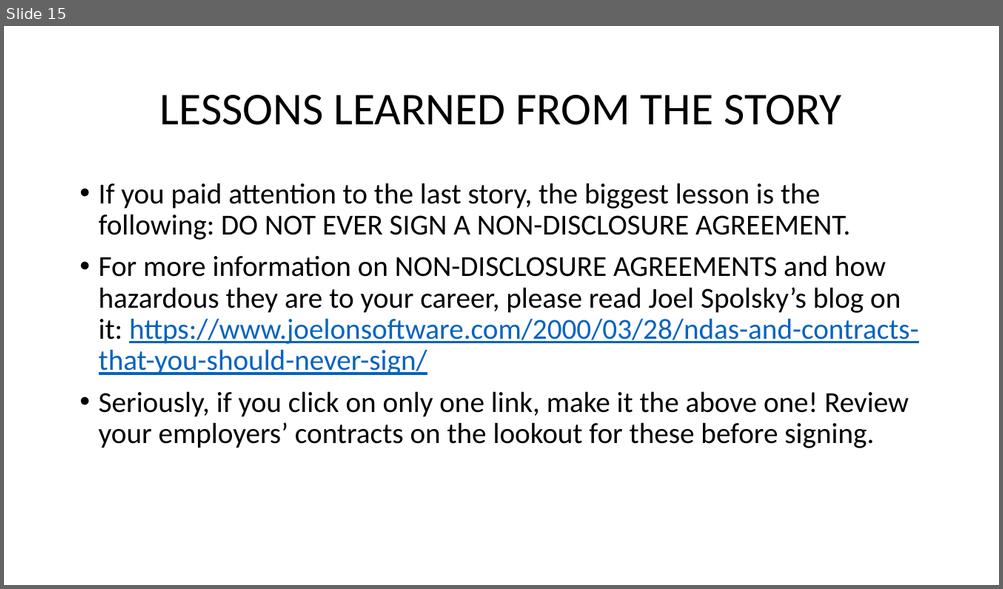
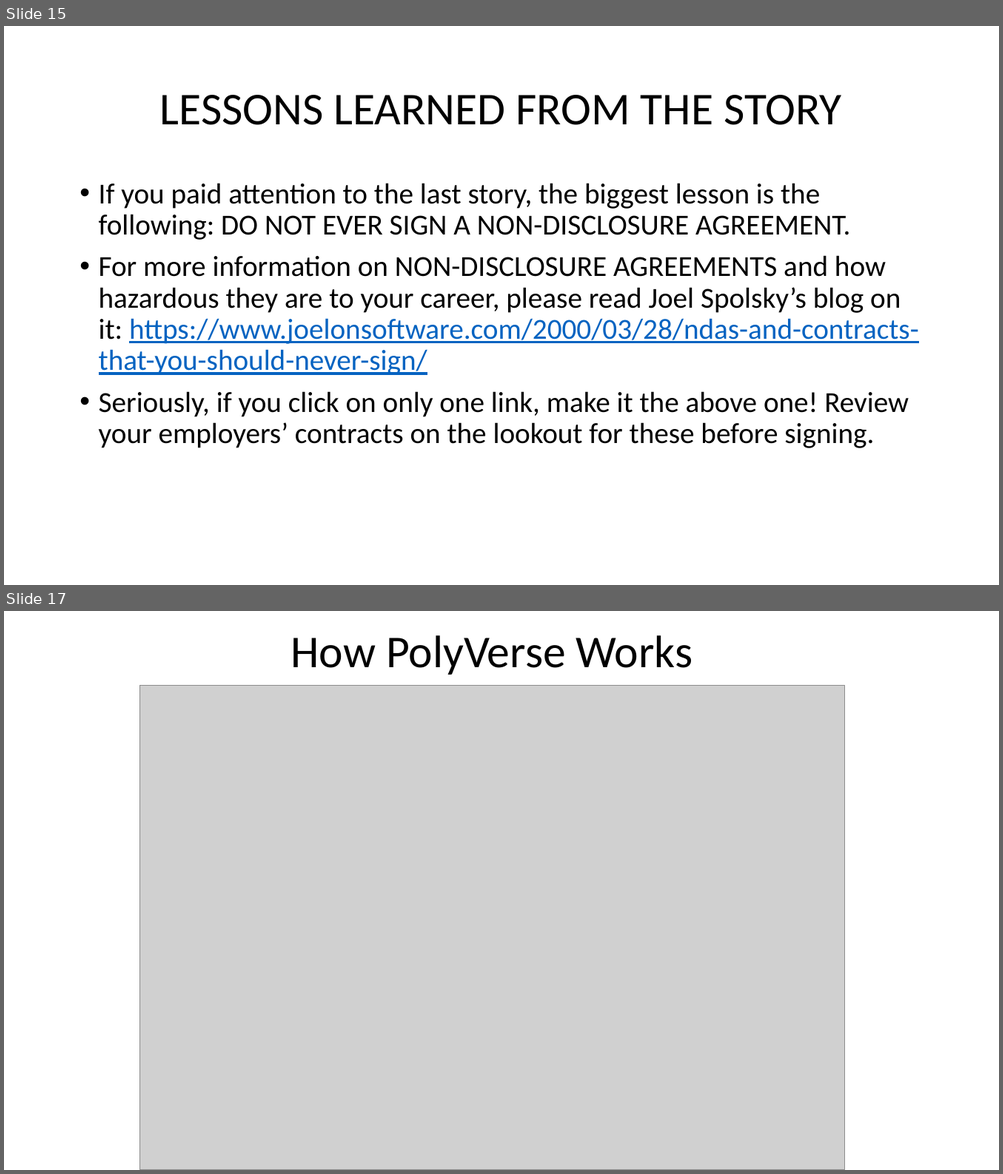
Before and after one commit to fosres/MAT, a slide deck: A_Guide_To_Malware_Analysis.pptx. Shown one above the other, each under a label of ours: slide 15 before the commit, slides 15 and 17 after it; the slides between them are not shown. The pictures are 1003x589 and 1003x1174 pixels, drawn with LibreOffice and Linux fonts; fonts in the diff are those of the drawing; grey boxes stand for pictures. Boxes give left, top, right and bottom in pixels: in the first picture for what was removed or moved away, otherwise in the second. Text is boxed around its words. In the diff, an @@ line names an element or a change of style, - is before the commit and + after.

```diff
--- a/A_Guide_To_Malware_Analysis.pptx
+++ b/A_Guide_To_Malware_Analysis.pptx
@@ slide 17 added at (4,611,999,1170), background #FFFFFF @@
@@ title added at (291,635,693,675), 44 pt, text #000000 @@
+How PolyVerse Works
@@ picture added at (140,685,844,1170) @@
```
Also in this commit, not shown: 4 slides changed, 3 other slides added, 3 slides removed, 8 other files.
